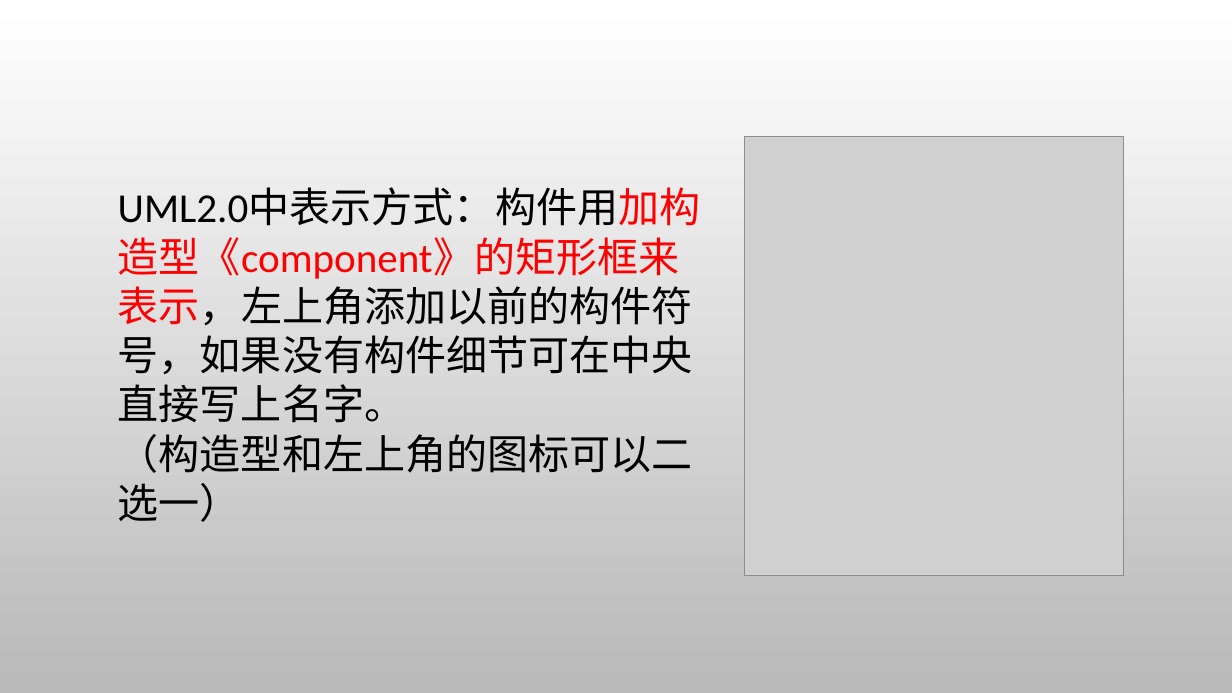
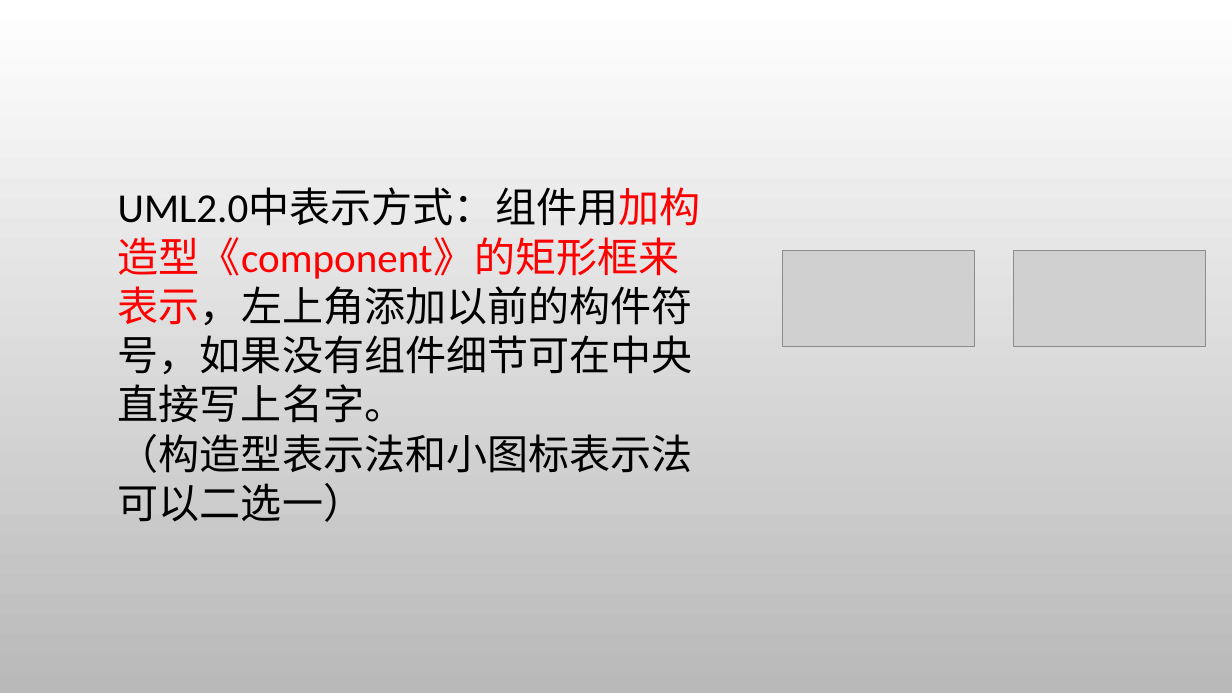
Before and after one commit to wyrda6/PRD2018-G17, a slide deck: slide 16 of 非受控文档/翻转课堂/UML基础3.pptx. Drawn at 1232x693 pixels with LibreOffice and Linux fonts; fonts in the diff are those of the drawing; grey boxes stand for pictures; background and template pictures are left out. Boxes give left, top, right and bottom in pixels: in the first picture for what was removed or moved away, otherwise in the second. Text is boxed around its words. In the diff, an @@ line names an element or a change of style, - is before the commit and + after.

```diff
--- a/非受控文档/翻转课堂/UML基础3.pptx
+++ b/非受控文档/翻转课堂/UML基础3.pptx
@@ picture removed at (x1=745, y1=137, x2=1124, y2=576) @@
@@ text at (x1=118, y1=189, x2=701, y2=522): text changed @@
-UML2.0中表示方式：构件用加构造型《component》的矩形框来表示，左上角添加以前的构件符号，如果没有构件细节可在中央直接写上名字。
-（构造型和左上角的图标可以二选一）
+UML2.0中表示方式：组件用加构造型《component》的矩形框来表示，左上角添加以前的构件符号，如果没有组件细节可在中央直接写上名字。
+（构造型表示法和小图标表示法可以二选一）
@@ picture added at (x1=783, y1=250, x2=975, y2=347) @@
@@ picture added at (x1=1014, y1=250, x2=1206, y2=347) @@
```
Also in this commit, not shown: 24 other slides changed, 7 slides added, 13 slides removed.
